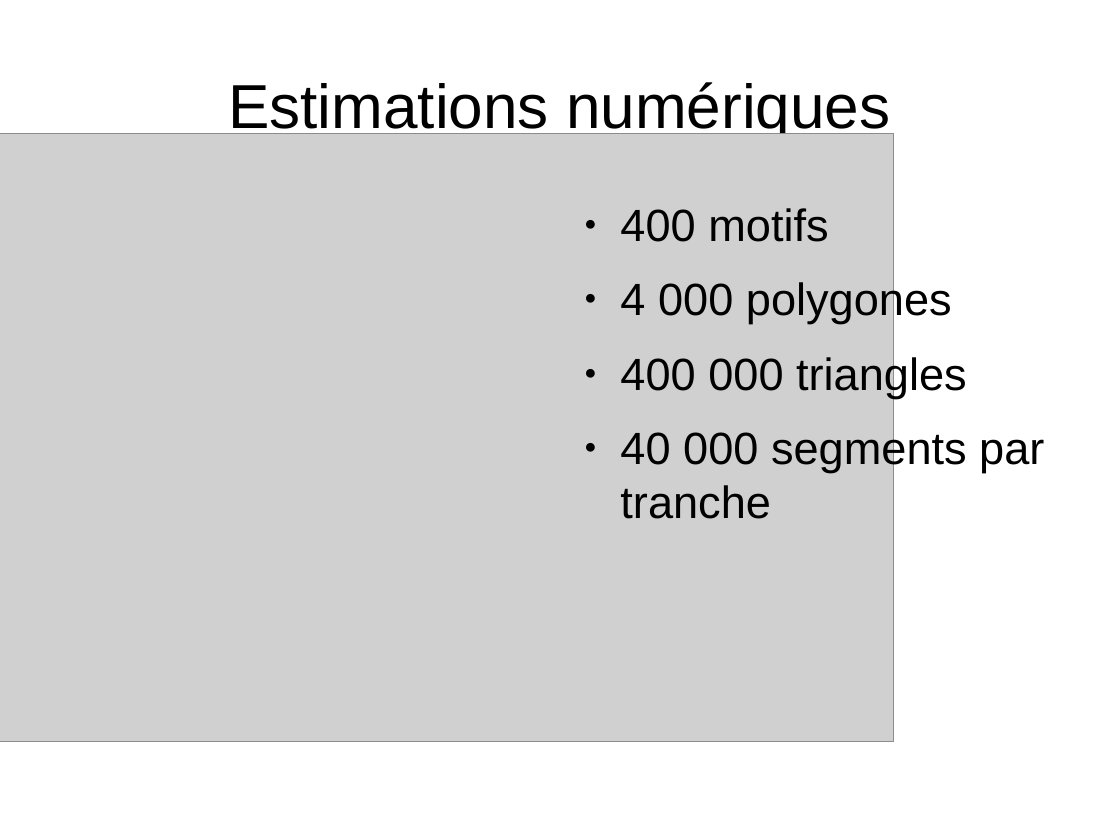
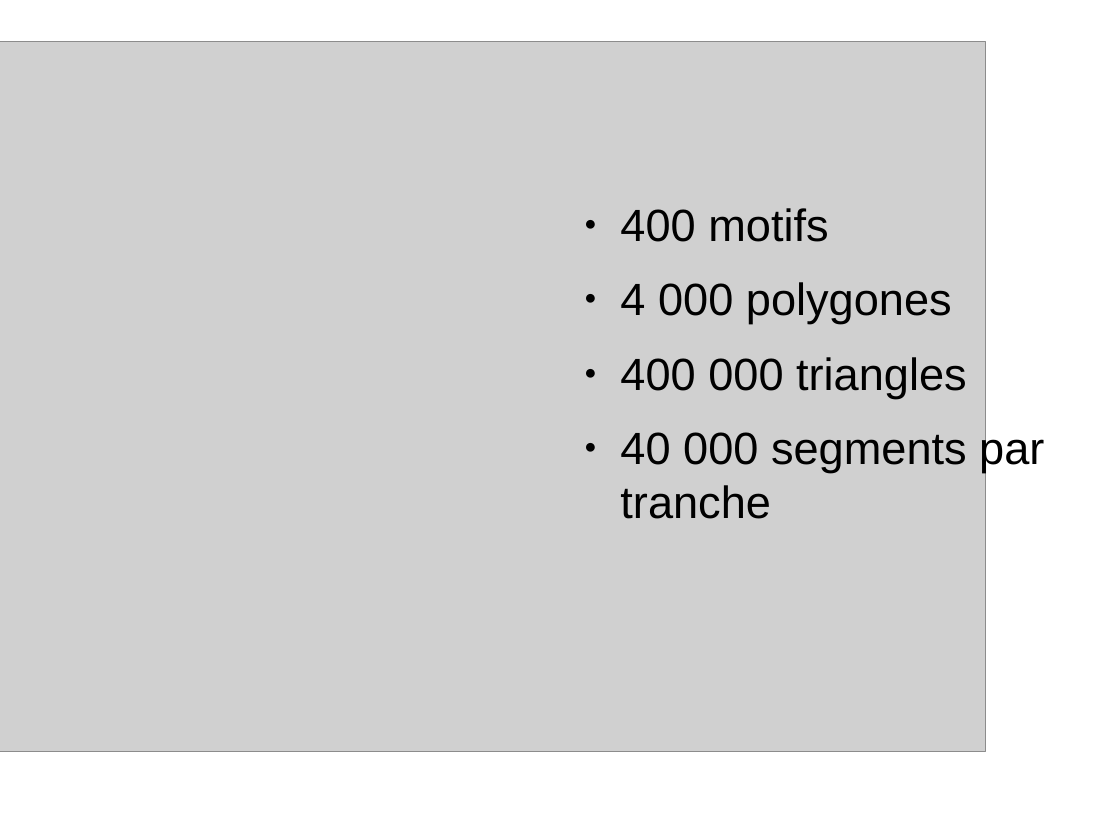
Before and after one commit to wagnerf42/Jimn, a slide deck: slide 7 of soutenance/soutenance.odp. Drawn at 1120x840 pixels with LibreOffice and Linux fonts; fonts in the diff are those of the drawing; grey boxes stand for pictures. Boxes give left, top, right and bottom in pixels: in the first picture for what was removed or moved away, otherwise in the second. Text is boxed around its words. In the diff, an @@ line names an element or a change of style, - is before the commit and + after.

Commit message:
scale images

```diff
--- a/soutenance/soutenance.odp
+++ b/soutenance/soutenance.odp
@@ picture: place and size @@
-picture at (0, 133, 893, 742)
+picture at (0, 42, 986, 752)
@@ title removed at (228, 82, 890, 139) @@
-Estimations numériques
```
Also in this commit, not shown: 1 other slide changed.
